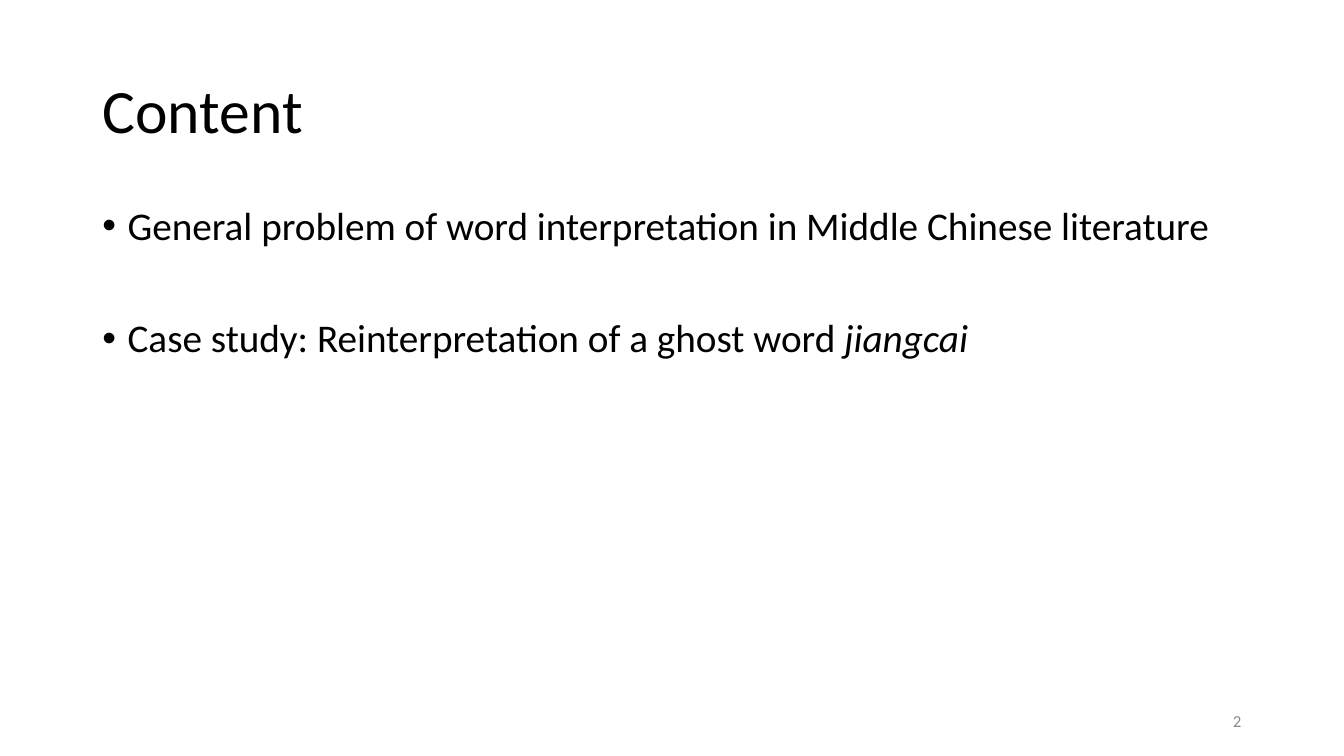
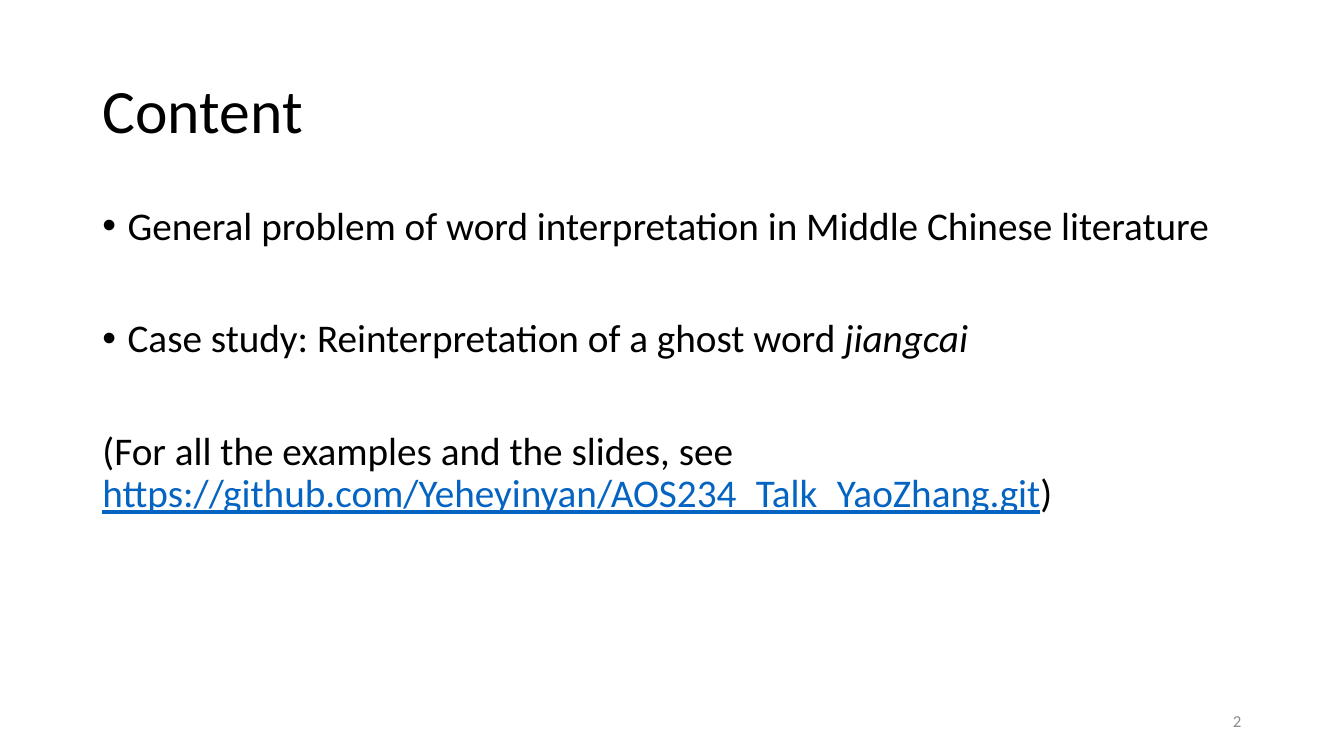
Before and after one commit to Yeheyinyan/AOS234_Talk_YaoZhang, a slide deck: slide 2 of AOS2024_YaoZhang.pptx. Drawn at 1344x756 pixels with LibreOffice and Linux fonts; fonts in the diff are those of the drawing. Boxes give left, top, right and bottom in pixels: in the first picture for what was removed or moved away, otherwise in the second. Text is boxed around its words. In the diff, an @@ line names an element or a change of style, - is before the commit and + after.

```diff
--- a/AOS2024_YaoZhang.pptx
+++ b/AOS2024_YaoZhang.pptx
@@ text at [102,436,1052,514]: paragraph added @@
+(For all the examples and the slides, see https://github.com/Yeheyinyan/AOS234_Talk_YaoZhang.git)
```
Also in this commit, not shown: 7 other slides changed, 1 slide added, 1 other file.
